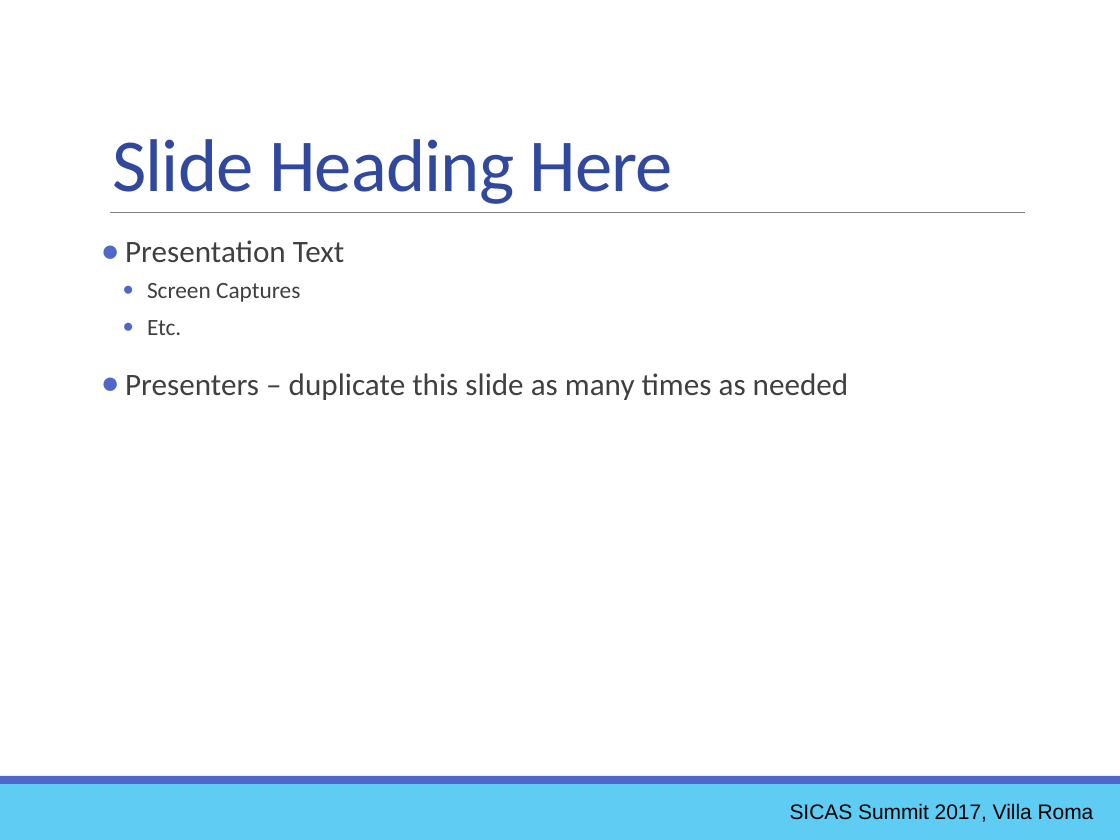
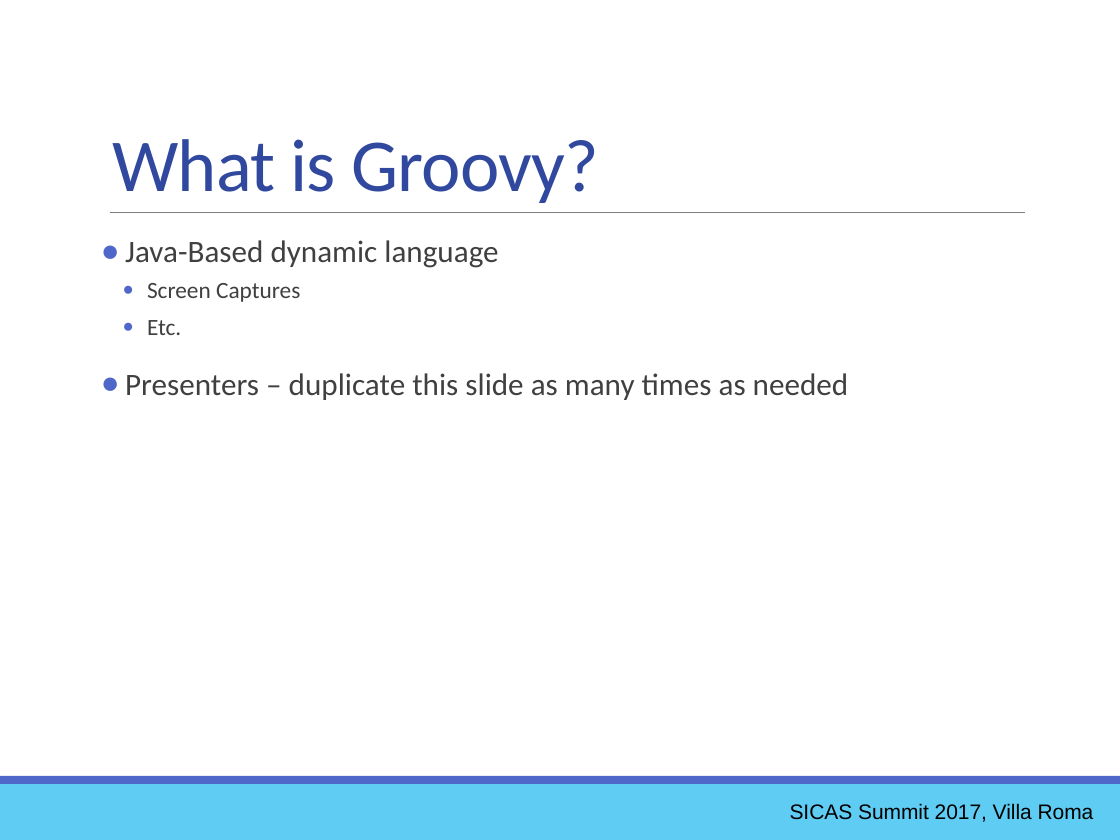
Before and after one commit to ewcole/simple_report, a slide deck: slide 6 of docs/SICAS_2017/Drop-InReportingWithGroovy.pptx (slide 4 before the commit). Drawn at 1120x840 pixels with LibreOffice and Linux fonts; fonts in the diff are those of the drawing. Boxes give left, top, right and bottom in pixels: in the first picture for what was removed or moved away, otherwise in the second. Text is boxed around its words. In the diff, an @@ line names an element or a change of style, - is before the commit and + after.

Commit message:
Add description of Groovy

```diff
--- a/docs/SICAS_2017/Drop-InReportingWithGroovy.pptx
+++ b/docs/SICAS_2017/Drop-InReportingWithGroovy.pptx
@@ title at (112, 139, 599, 203): text changed @@
-Slide Heading Here
+What is Groovy?
@@ text at (125, 240, 498, 268): text changed @@
-● Presentation Text
+● Java-Based dynamic language
```
Also in this commit, not shown: 2 other slides changed, 2 other files.
